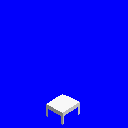
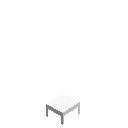
The second 128x128 image is a revision of the first. Changes to its layers:
hid "Layer 1", painted on it over (0, 0, 128, 128)
